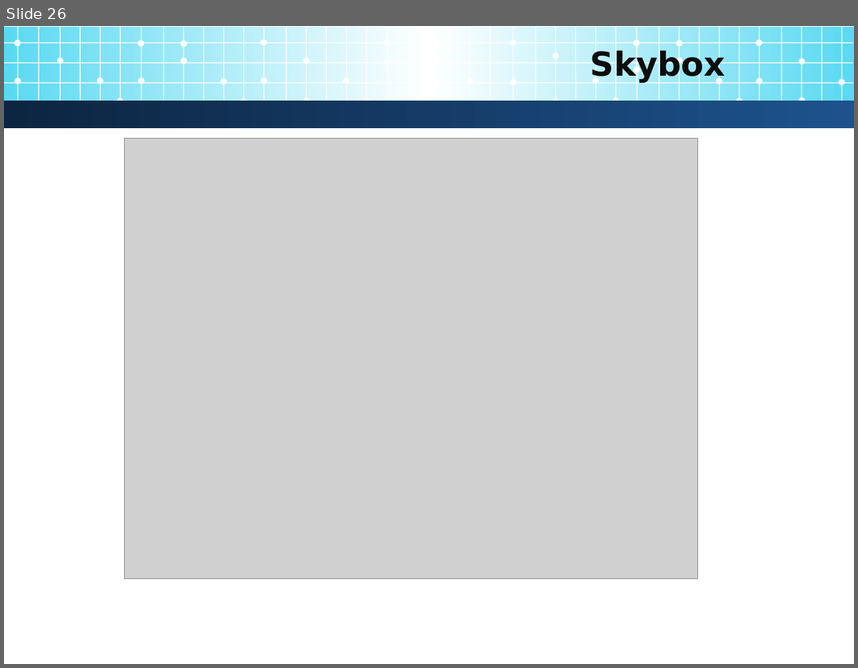
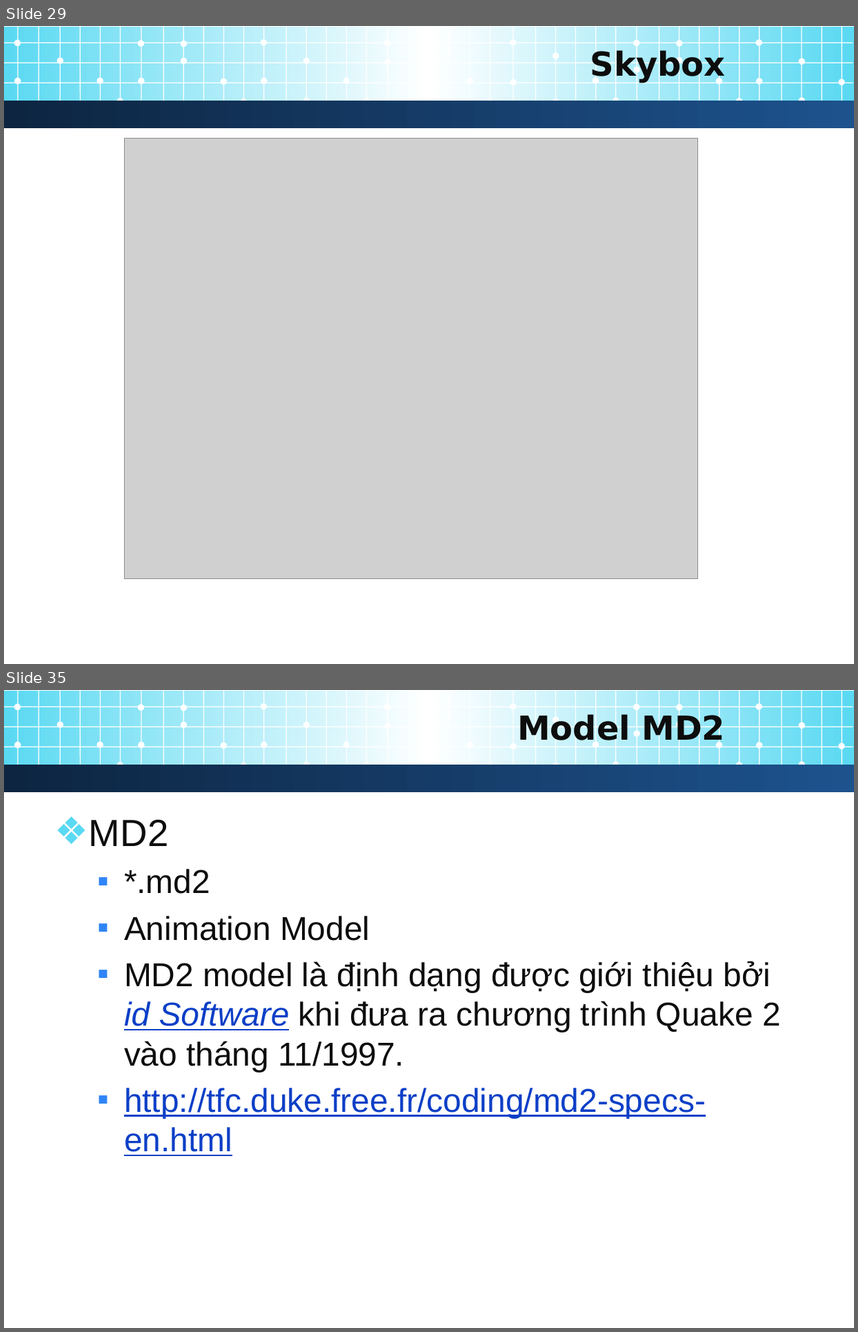
Before and after one commit to jundat/jogl-tank3d, a slide deck: Slide/3D Programming.pptx. Shown one above the other, each under a label of ours: slide 26 before the commit, slides 29 and 35 after it; the slides between them are not shown. The pictures are 858x668 and 858x1332 pixels, drawn with LibreOffice and Linux fonts; fonts in the diff are those of the drawing; grey boxes stand for pictures; background and template pictures are left out. Boxes give left, top, right and bottom in pixels: in the first picture for what was removed or moved away, otherwise in the second. Text is boxed around its words. In the diff, an @@ line names an element or a change of style, - is before the commit and + after.

Commit message:
Đã thêm phần Model vào Slide

```diff
--- a/Slide/3D Programming.pptx
+++ b/Slide/3D Programming.pptx
@@ slide 35 added at [4,690,854,1328], background #FFFFFF; not listed: 88 template elements that a slide beside it also shows @@
@@ title added at [517,713,726,747], 28 pt, text #0D0D0D, bold @@
+Model MD2
@@ text added at [89,819,781,1156], 28 pt, text #0D0D0D @@
+❖ MD2
+  ▪ *.md2
+  ▪ Animation Model
+  ▪ MD2 model là định dạng được giới thiệu bởi id Software khi đưa ra chương trình Quake 2 vào tháng 11/1997.
+  ▪ http://tfc.duke.free.fr/coding/md2-specs-en.html
@@ what was slide 26 is now slide 29 @@
```
Also in this commit, not shown: 3 slides changed, 10 other slides added, 1 slide removed.
